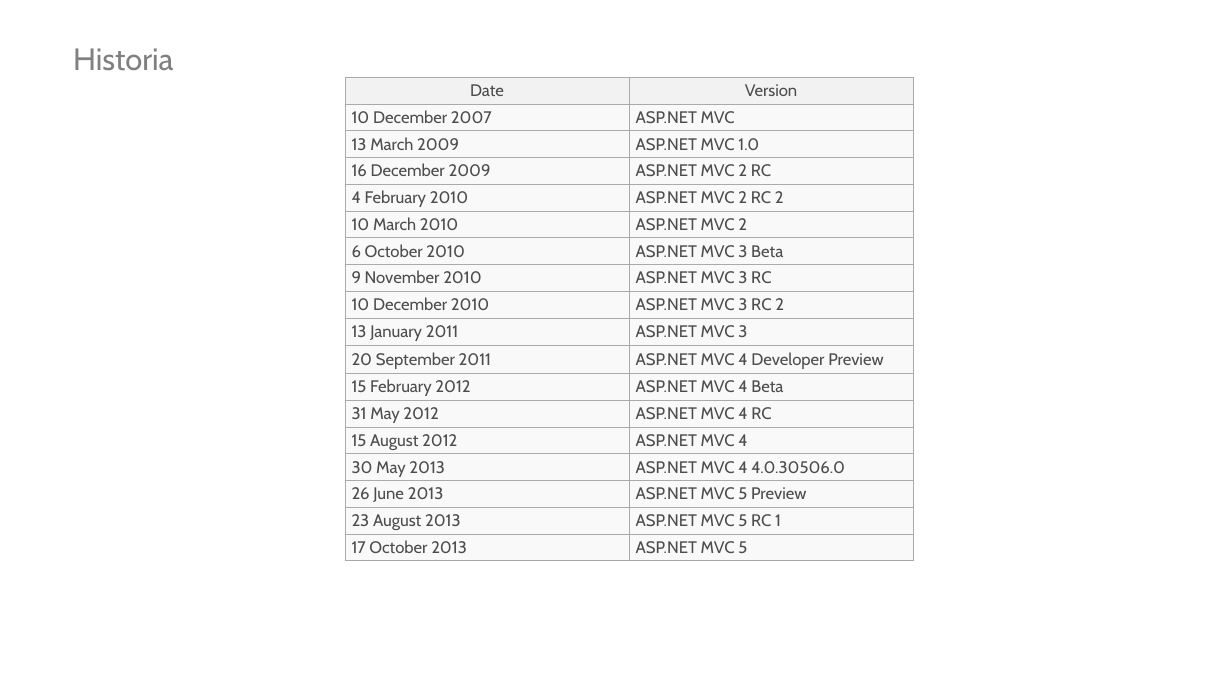
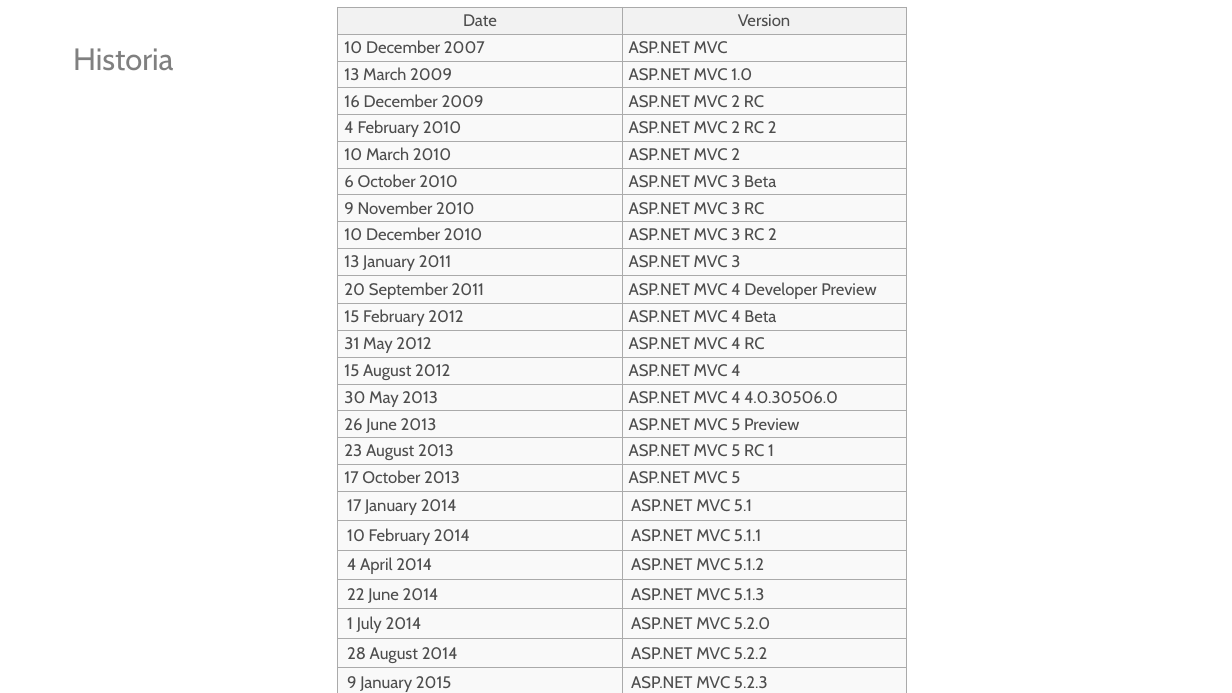
Before and after one commit to hexacta/HexactaLabs-NET, a slide deck: slide 4 of Presentaciones/Capacitacion MVC - Dia 2.pptx. Drawn at 1232x693 pixels with LibreOffice and Linux fonts; fonts in the diff are those of the drawing. Boxes give left, top, right and bottom in pixels: in the first picture for what was removed or moved away, otherwise in the second. Text is boxed around its words. In the diff, an @@ line names an element or a change of style, - is before the commit and + after.

Commit message:
Se actualiza la historia de versiones de mvc en la ppt

```diff
--- a/Presentaciones/Capacitacion MVC - Dia 2.pptx
+++ b/Presentaciones/Capacitacion MVC - Dia 2.pptx
@@ table at <box>338,7,906,693</box> @@
+row 19: 17 January 2014 | ASP.NET MVC 5.1
+row 20: 10 February 2014 | ASP.NET MVC 5.1.1
+row 21: 4 April 2014 | ASP.NET MVC 5.1.2
+row 22: 22 June 2014 | ASP.NET MVC 5.1.3
+row 23: 1 July 2014 | ASP.NET MVC 5.2.0
+row 24: 28 August 2014 | ASP.NET MVC 5.2.2
+row 25: 9 January 2015 | ASP.NET MVC 5.2.3
@@ table: place and size @@
-table at <box>345,78,912,558</box>
+table at <box>338,7,906,693</box>
```
Also in this commit, not shown: 1 slide added.
